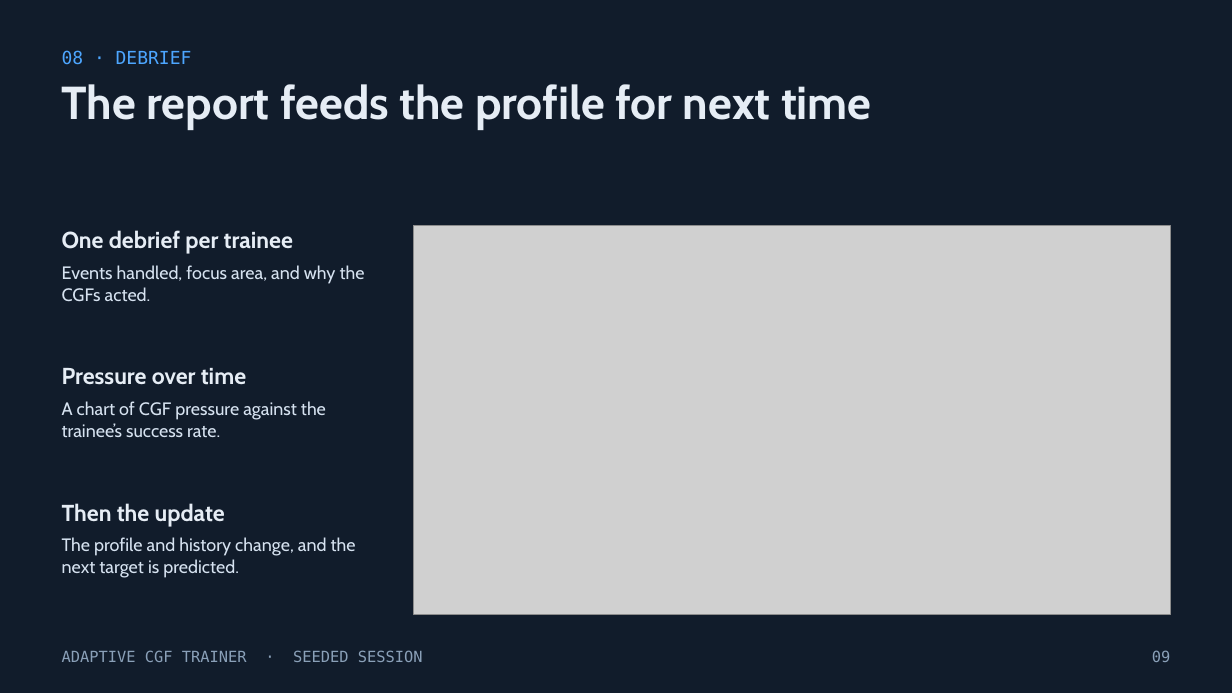
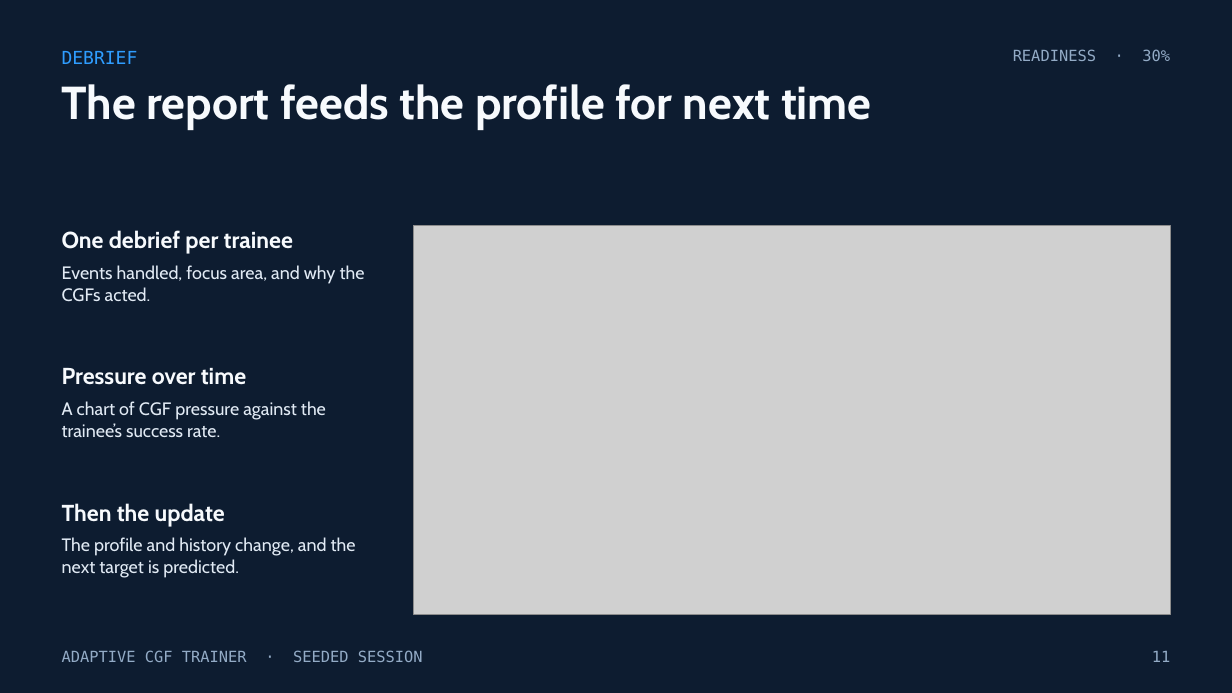
Before and after one commit to buttception/T-S_Hackathon26, a slide deck: slide 11 of cgf-demo/docs/pitch/Adaptive-CGF-Trainer.pptx (slide 9 before the commit). Drawn at 1232x693 pixels with LibreOffice and Linux fonts; fonts in the diff are those of the drawing; grey boxes stand for pictures. Boxes give left, top, right and bottom in pixels: in the first picture for what was removed or moved away, otherwise in the second. Text is boxed around its words. In the diff, an @@ line names an element or a change of style, - is before the commit and + after.

```diff
--- a/cgf-demo/docs/pitch/Adaptive-CGF-Trainer.pptx
+++ b/cgf-demo/docs/pitch/Adaptive-CGF-Trainer.pptx
@@ background #111C2B to #0D1C30 @@
@@ text at (x1=62, y1=51, x2=138, y2=64): text changed; text colour #4DA6FF to #2F9DFF @@
-08 · DEBRIEF
+DEBRIEF
@@ text added at (x1=1013, y1=49, x2=1170, y2=61), 12 pt, text #93ABC6 @@
+READINESS · 30%
@@ text colour #E6EDF5 to #F7FAFD in 4 elements at (x1=62, y1=84, x2=872, y2=130), (x1=62, y1=230, x2=293, y2=254), (x1=62, y1=368, x2=246, y2=385), (x1=62, y1=503, x2=225, y2=527) @@
@@ text at (x1=1152, y1=651, x2=1170, y2=662): text changed; text colour #8AA0B8 to #93ABC6 @@
-09
+11
```
Also in this commit, not shown: 10 other slides changed, 6 slides added, 2 slides removed, 7 other files.
